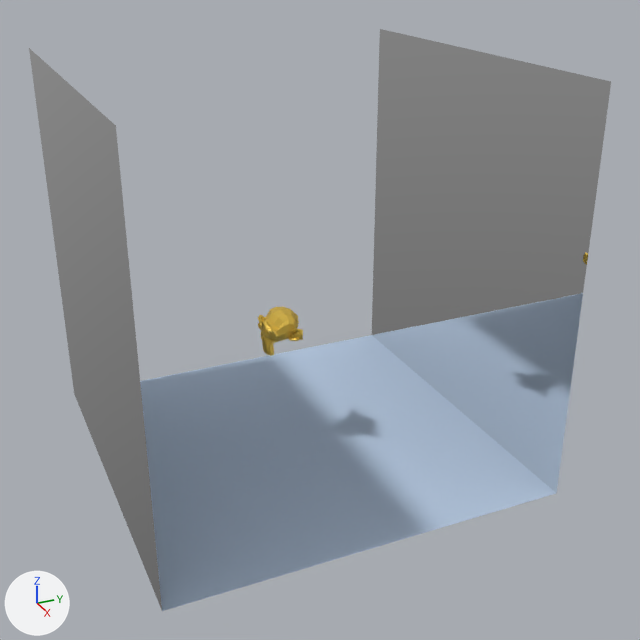
The FBX model Media/Mirrors/two_mirrors.fbx: old version first, new version second.
Rendered twice from a 50 mm lens placed at (0.385, -0.157, 0.261), pointed at (0.016, 0.009, 0.077). The axes (+X, +Y, +Z) are drawn at lower left. The lights are the same throughout. Where no turn or scale is listed for an object, it has been applied to the vertices. Vertices at the same position are counted once.
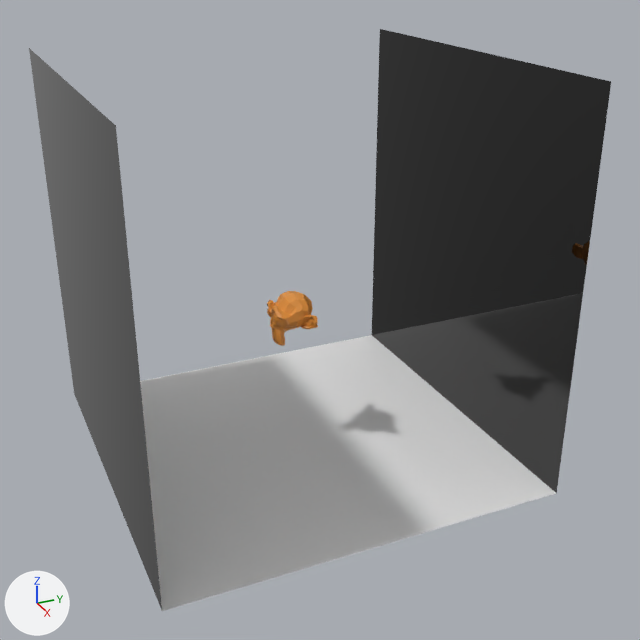
Where the newer file only moved an object's origin or applied its transform, the numbers keep the older frame.

Edits to the bpy script that builds the scene:
```text
Change mat_material_004:
    mat_material_004.base_color: (0.8, 0.8, 0.8) -> (0.0522, 0.0522, 0.0522)  # white #e7e7e7 -> black #414141
Add mat_material_003:
    mat_material_003 = principled_material('Material.003')
    mat_material_003.base_color = (0.0773, 0.0773, 0.0773)  # dark grey #4f4f4f
    mat_material_003.metallic = 1.0
    mat_material_003.roughness = 0.0
Change me_plane:
    where me_plane.from_pydata(...)  # 4 vertices, 1 face; spans x -0.1..0.1, y -0.1..0.1, z 0.0
    remove me_plane.materials.append(mat_material_006)  # blue #bbcfe7
Change me_plane_004:
    where me_plane_004.from_pydata(...)  # 4 vertices, 1 face; spans x -0.1..0.1, y 0.0, z -0.1..0.1
    remove me_plane_004.materials.append(mat_material_005)  # white #e7e7e7
    add me_plane_004.materials.append(mat_material_003)  # dark grey #4f4f4f
Change me_suzanne:
    where me_suzanne.from_pydata(...)  # 505 vertices, 500 faces; spans x -0.0164..0.0164, y 0.0208..0.0412, z 0.0168..0.0404
    used by ob_suzanne; location = (0.0004, -0.0377, 0.0384)
    me_suzanne part 1: the whole mesh is scaled about its middle by 1.11, then moved by (-0.0004, 0.0067, 0.0058)
```

Boxes (x1, y1, x2, y2) around the edits, measured in the pictures (640 x 640 px):
'Plane.001', recoloured: (372, 29, 611, 493) in both
'Plane', recoloured (blue to grey): (140, 335, 556, 611) in both
'Plane.002', recoloured: (29, 48, 162, 610) in both
'Suzanne', mesh rescaled (13% wider, 12% taller): before (258, 307, 303, 356); after (267, 291, 318, 346)
